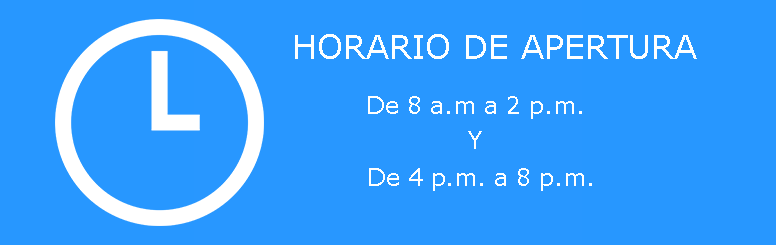
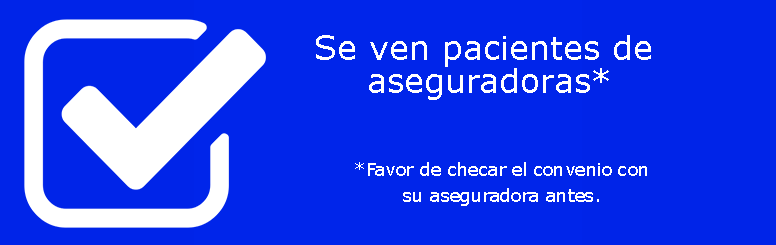
Before/after of a 776x245 layered artwork. What changed in the layer stack:
renamed "De 4 p.m. a 8 p.m." to "*Favor de checar el convenio con su aseguradora antes.", painted on it over 355, 162, 647, 206
removed layer "Y" over 468, 131, 482, 149
renamed "De 8 a.m a 2 p.m." to "De 4 p.m. a 8 p.m.", hid it, painted on it over 357, 90, 649, 119
renamed "HORARIO DE APERTURA" to "Se ven pacientes de aseguradoras*", painted on it over 295, 34, 697, 100
hid "Capa 2" over 55, 19, 264, 226
renamed "Fondo" to "Capa 4", moved it above "Capa 1", painted on it over 0, 0, 776, 245
painted on "Capa 1" over 0, 0, 776, 245
